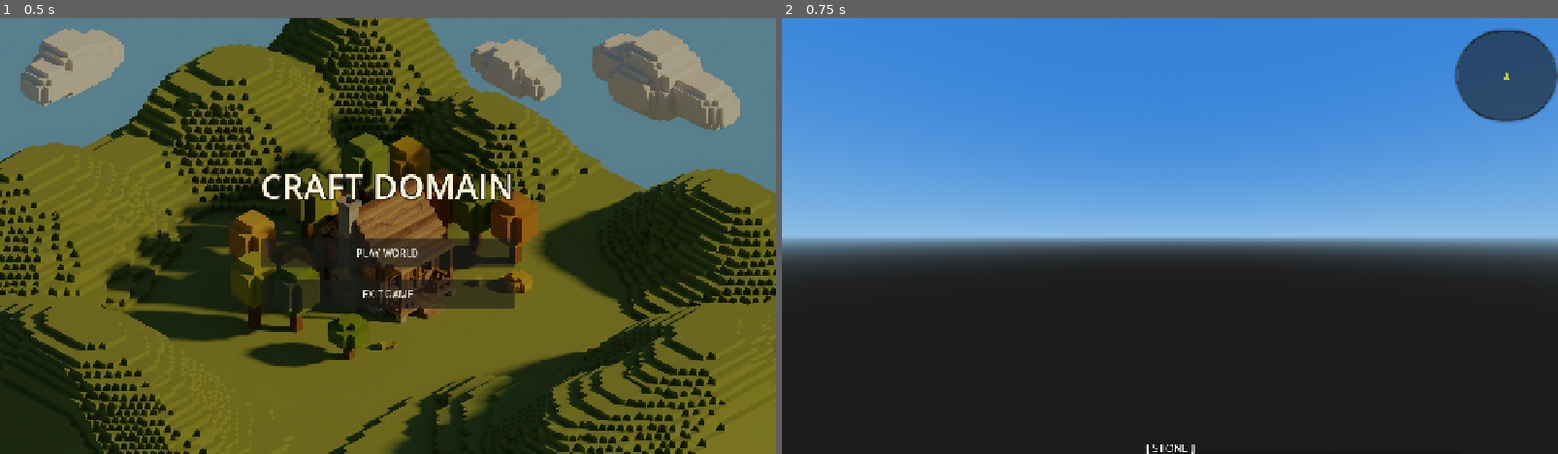
Above: before the commit, frames 1-2 (left to right).
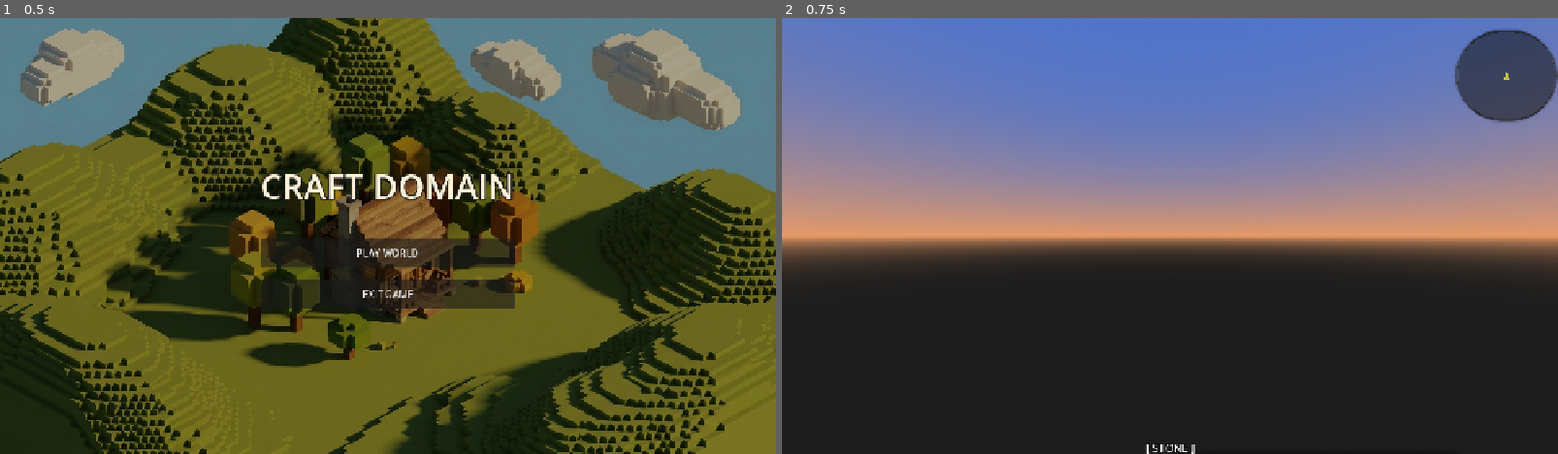
Above: after the commit, the same moments.

Repository: enriquegonzalezgutierrez/CraftDomain
Game: Godot game, scene res://src/Core/Bootstrap/bootstrap.tscn
Two runs of this game, one before a commit and one after it. Both use one fixed random seed, a clock stepped at 60 frames per second and the inputs below.
Inputs:
- Up to frame 1 (0.5 s): no input
- Up to frame 2 (0.75 s): click "PLAY WORLD" at 0.5 s

Frame 1 is identical in both runs. In frame 2, 52% of the frame differs, in the area x 0-100%, y 0-56%.

Commit message:
Feature: Implement dynamic Day/Night cycle, atmospheric sky color interpolation, and procedural village streetlights

Diff:
--- a/src/Core/Bootstrap/Bootstrap.gd
+++ b/src/Core/Bootstrap/Bootstrap.gd
@@ -1,8 +1,8 @@
 # ==============================================================================
 # Project: CraftDomain
 # Description: Composition root that bootstraps the DDD application lifecycle,
-#              handling dynamic, loosely-typed dependency injection to prevent
-#              compile-time circular class loops.
+#              handling dynamic, decoupled dependency injection, soundtracks,
+#              and celestial Day/Night cycle management.
 # Author: Enrique González Gutiérrez <enrique.gonzalez.gutierrez@gmail.com>
 # File: res://src/Core/Bootstrap/Bootstrap.gd
 # ==============================================================================
@@ -14,6 +14,11 @@
 var world_controller: Node3D
 var player_controller: CharacterBody3D
 var audio_service: AudioService
+var celestial_service: Node
+
+## Environmental nodes stored for dependency injection
+var sun_light: DirectionalLight3D
+var world_environment: WorldEnvironment
 
 func _ready() -> void:
 	_initialize_application()
@@ -22,21 +27,22 @@
 	print("[Bootstrap] Initializing CraftDomain application...")
 
 	_setup_environment()
+	_setup_celestial()
 	_setup_audio()
 	_load_main_menu()
 
 func _setup_environment() -> void:
 	# 1. Setup directional Sun light with shadows
-	var sun_light := DirectionalLight3D.new()
+	sun_light = DirectionalLight3D.new()
 	sun_light.name = "SunLight"
 	sun_light.shadow_enabled = true
 
-	# Rotate the sun to a natural high-noon angle
+	# Rotate the sun to a natural high-noon angle initially
 	sun_light.transform.basis = Basis(Vector3(1, 0, 0), deg_to_rad(-55)).rotated(Vector3(0, 1, 0), deg_to_rad(30))
 	add_child(sun_light)
 
 	# 2. Configure a gorgeous Procedural Sky Environment
-	var world_environment := WorldEnvironment.new()
+	world_environment = WorldEnvironment.new()
 	world_environment.name = "WorldEnvironment"
 
 	var environment := Environment.new()
@@ -63,6 +69,21 @@
 	add_child(world_environment)
 
 	print("[Bootstrap] Procedural environment initialized.")
+
+func _setup_celestial() -> void:
+	print("[Bootstrap] Initializing Celestial Day/Night Cycle Service...")
+
+	# Dynamically load the Celestial Service class to prevent compilation caching locks
+	var celestial_script: Script = load("res://src/Infrastructure/Celestial/CelestialService.gd")
+	celestial_service = celestial_script.new() as Node
+	celestial_service.name = "CelestialService"
+
+	# Inject atmospheric dependencies
+	celestial_service.set("sun_light", sun_light)
+	celestial_service.set("world_environment", world_environment)
+
+	add_child(celestial_service)
+	print("[Bootstrap] Celestial Service activated.")
 
 func _setup_audio() -> void:
 	print("[Bootstrap] Initializing Audio Service...")
--- /dev/null
+++ b/src/Infrastructure/Celestial/CelestialService.gd
@@ -0,0 +1,106 @@
+# ==============================================================================
+# Project: CraftDomain
+# Description: Infrastructure Celestial Service managing global game time-of-day,
+#              dynamic SunLight rotation, and procedural sky color transitions.
+# Author: Enrique González Gutiérrez <enrique.gonzalez.gutierrez@gmail.com>
+# File: res://src/Infrastructure/Audio/CelestialService.gd (Save in Celestial directory)
+# ==============================================================================
+class_name CelestialService
+extends Node
+
+## Speed of time progression (Multiplier: 1.0 is real-time, 60.0 is 24x faster)
+var time_speed: float = 40.0
+
+# Dependencies injected by Bootstrap
+var sun_light: DirectionalLight3D
+var world_environment: WorldEnvironment
+
+# Internal time tracking (0.0 to 1.0 represents a full 24-hour cycle, starts at 0.25 - Morning)
+var _current_time: float = 0.25
+
+# Sky colors for different times of day (Interpolation targets)
+const SKY_COLORS = {
+	"MORNING_TOP": Color(0.3, 0.45, 0.8),
+	"MORNING_HORIZON": Color(0.9, 0.6, 0.4),
+	"NOON_TOP": Color(0.2, 0.5, 0.85),
+	"NOON_HORIZON": Color(0.55, 0.75, 0.9),
+	"SUNSET_TOP": Color(0.15, 0.15, 0.35),
+	"SUNSET_HORIZON": Color(0.85, 0.35, 0.2),
+	"NIGHT_TOP": Color(0.02, 0.02, 0.05),
+	"NIGHT_HORIZON": Color(0.05, 0.05, 0.1)
+}
+
+func _ready() -> void:
+	name = "CelestialService"
+
+func _process(delta: float) -> void:
+	_current_time += (delta * time_speed) / 86400.0 # 86400 seconds in a day
+	if _current_time >= 1.0:
+		_current_time = 0.0
+
+	_update_sun_rotation()
+	_update_sky_atmosphere()
+
+func _update_sun_rotation() -> void:
+	if not is_instance_valid(sun_light):
+		return
+
+	# Map time [0..1] to a 360-degree rotation angle around X axis
+	var angle_rad: float = (_current_time * TAU) - (PI / 2.0)
+
+	# Rotate the SunLight node dynamically
+	sun_light.rotation.x = angle_rad
+
+	# Turn off shadows and reduce light intensity when the sun is below the horizon (night)
+	var is_night: bool = _current_time < 0.2 || _current_time > 0.8
+	if is_night:
+		sun_light.light_energy = 0.0
+		sun_light.shadow_enabled = false
+	else:
+		# Map sunrise/sunset fades smoothly
+		var intensity: float = 1.0
+		if _current_time < 0.3: # Sunrise fade-in
+			intensity = remap(_current_time, 0.2, 0.3, 0.0, 1.0)
+		elif _current_time > 0.7: # Sunset fade-out
+			intensity = remap(_current_time, 0.7, 0.8, 1.0, 0.0)
+		sun_light.light_energy = clamp(intensity, 0.0, 1.0)
+		sun_light.shadow_enabled = true
+
+func _update_sky_atmosphere() -> void:
+	if not is_instance_valid(world_environment) or not is_instance_valid(world_environment.environment):
+		return
+
+	var sky: Sky = world_environment.environment.sky
+	if sky == null or not (sky.sky_material is ProceduralSkyMaterial):
+		return
+
+	var sky_mat := sky.sky_material as ProceduralSkyMaterial
+
+	# Interpolate sky colors based on current time phase
+	var top_color: Color
+	var horizon_color: Color
+
+	if _current_time < 0.25: # Night to Morning transition
+		var t := remap(_current_time, 0.0, 0.25, 0.0, 1.0)
+		top_color = SKY_COLORS["NIGHT_TOP"].lerp(SKY_COLORS["MORNING_TOP"], t)
+		horizon_color = SKY_COLORS["NIGHT_HORIZON"].lerp(SKY_COLORS["MORNING_HORIZON"], t)
+	elif _current_time < 0.5: # Morning to Noon transition
+		var t := remap(_current_time, 0.25, 0.5, 0.0, 1.0)
+		top_color = SKY_COLORS["MORNING_TOP"].lerp(SKY_COLORS["NOON_TOP"], t)
+		horizon_color = SKY_COLORS["MORNING_HORIZON"].lerp(SKY_COLORS["NOON_HORIZON"], t)
+	elif _current_time < 0.75: # Noon to Sunset transition
+		var t := remap(_current_time, 0.5, 0.75, 0.0, 1.0)
+		top_color = SKY_COLORS["NOON_TOP"].lerp(SKY_COLORS["SUNSET_TOP"], t)
+		horizon_color = SKY_COLORS["NOON_HORIZON"].lerp(SKY_COLORS["SUNSET_HORIZON"], t)
+	else: # Sunset to Night transition
+		var t := remap(_current_time, 0.75, 1.0, 0.0, 1.0)
+		top_color = SKY_COLORS["SUNSET_TOP"].lerp(SKY_COLORS["NIGHT_TOP"], t)
+		horizon_color = SKY_COLORS["SUNSET_HORIZON"].lerp(SKY_COLORS["NIGHT_HORIZON"], t)
+
+	sky_mat.sky_top_color = top_color
+	sky_mat.sky_horizon_color = horizon_color
+	sky_mat.ground_horizon_color = horizon_color
+
+## Public helper: Returns true if it is currently nighttime
+func is_night_time() -> bool:
+	return _current_time < 0.2 or _current_time > 0.8
--- a/src/Infrastructure/World/WorldController.gd
+++ b/src/Infrastructure/World/WorldController.gd
@@ -1,8 +1,8 @@
 # ==============================================================================
 # Project: CraftDomain
 # Description: Infrastructure coordinator orchestrating world state, procedural
-#              generation, dynamic loading, and saving/loading block modifications
-#              and dynamic animal/villager/merchant entity lifecycles.
+#              generation, dynamic loading, and saving/loading block modifications,
+#              mobs, and dynamic day/night village streetlights.
 # Author: Enrique González Gutiérrez <enrique.gonzalez.gutierrez@gmail.com>
 # File: res://src/Infrastructure/World/WorldController.gd
 # ==============================================================================
@@ -16,7 +16,7 @@
 var repository: WorldRepository
 
 ## Dependency-injected player reference.
-var player: CharacterBody3D
+var player: PlayerController
 
 ## Statically loaded Entity Script to prevent compile-time cache bugs
 var _entity_script: Script = load("res://src/Infrastructure/Life/PassiveEntity.gd")
@@ -29,6 +29,10 @@
 
 ## Tracking map for entities spawned within specific chunks: Vector3i -> Array[CharacterBody3D].
 var _chunk_entities: Dictionary = {}
+
+## Active streetlights tracker coordinates list: Array[Vector3i].
+var _streetlight_coords: Array[Vector3i] = []
+var _streetlights_active: bool = false
 
 ## Thread safety sync structures
 var _queue_mutex: Mutex
@@ -45,11 +49,10 @@
 	Vector3i(0, 0, 1), Vector3i(0, 0, -1)
 ]
 
-## Subclass containing the completed background generation and rendering results.
+## Subclass containing the completed background generation and rendering results. Statically typed.
 class GeneratedChunkTask:
 	var chunk: Chunk
 	var transforms: Array[Transform3D]
-	var colors: Array[Color]
 
 func _ready() -> void:
 	_initialize_systems()
@@ -85,6 +88,7 @@
 	if _update_timer >= UPDATE_INTERVAL:
 		_update_timer = 0.0
 		_process_dynamic_world()
+		_process_day_night_lighting()
 
 	# 2. Main thread: consume completed chunks from the background queue and render them
 	_render_completed_chunks_from_queue()
@@ -101,12 +105,31 @@
 	for chunk_pos in task.to_load:
 		_request_asynchronous_chunk_load(chunk_pos)
 
+func _process_day_night_lighting() -> void:
+	# Locate the sibling CelestialService node dynamically
+	var celestial = get_parent().get_node_or_null("CelestialService")
+	if not is_instance_valid(celestial) or not celestial.has_method("is_night_time"):
+		return
+
+	var is_night: bool = celestial.call("is_night_time")
+
+	# If daylight state has shifted, toggle streetlights dynamically
+	if is_night != _streetlights_active:
+		_streetlights_active = is_night
+		print("[WorldController] Day/Night state shifted. Toggling streetlights: ", "ON" if is_night else "OFF")
+
+		var lantern_material_type: BlockType.Type = BlockType.Type.GRASS if is_night else BlockType.Type.STONE
+
+		for coord in _streetlight_coords:
+			set_block_globally(coord, lantern_material_type)
+
 func _request_asynchronous_chunk_load(chunk_pos: Vector3i) -> void:
 	if _pending_loading_chunks.has(chunk_pos):
 		return
 
 	_pending_loading_chunks[chunk_pos] = true
 
+	# Dispatch task
 	WorkerThreadPool.add_task(func() -> void:
 		_background_generate_chunk_task(chunk_pos)
 	)
@@ -133,7 +156,7 @@
 					var transform_pos := local_pos + Vector3(0.5, 0.5, 0.5)
 					collision_transforms.append(Transform3D(Basis(), transform_pos))
 
-	# 4. Queue the task result using the optimized dual-use transforms property
+	# 4. Queue the task result using the corrected transforms property name
 	var task_result := GeneratedChunkTask.new()
 	task_result.chunk = chunk
 	task_result.transforms = collision_transforms
@@ -169,6 +192,9 @@
 
 			# Spawn animals and villagers for this chunk dynamically
 			_spawn_entities_for_chunk(task.chunk)
+
+			# Register streetlights from this chunk if a village spawned
+			_register_streetlights_for_chunk(task.chunk)
 
 			# Safe spawn activation: Activate player once the home chunk is rendered
 			if chunk_pos == Vector3i(0, 0, 0) and is_instance_valid(player) and not player.get("is_active"):
@@ -227,6 +253,31 @@
 	if entities_list.size() > 0:
 		_chunk_entities[chunk_pos] = entities_list
 
+func _register_streetlights_for_chunk(chunk: Chunk) -> void:
+	var chunk_pos := chunk.position
+	var has_house: bool = (abs(chunk_pos.x) + abs(chunk_pos.z)) % 3 == 2 and chunk_pos.y == 0
+	if not has_house:
+		return
+
+	# The streetlight is placed procedurally inside the cabin chunk at local X=2, Z=10.
+	# We search for the STONE block (lantern) placed on top of the WOOD post (height 3)
+	var start_x := 2
+	var start_z := 10
+	var chunk_offset := Vector3i(chunk_pos * Chunk.SIZE)
+
+	for y in range(1, Chunk.SIZE):
+		var block_type := chunk.get_block(start_x, y, start_z)
+		if block_type == BlockType.Type.STONE:
+			var below_block := chunk.get_block(start_x, y - 1, start_z)
+			if below_block == BlockType.Type.WOOD:
+				var global_lantern_pos := chunk_offset + Vector3i(start_x, y, start_z)
+				_streetlight_coords.append(global_lantern_pos)
+
+				# Ensure correct state on load
+				if _streetlights_active:
+					set_block_globally(global_lantern_pos, BlockType.Type.GRASS)
+				break
+
 func _unload_chunk_node(chunk_pos: Vector3i) -> void:
 	if _pending_loading_chunks.has(chunk_pos):
 		_pending_loading_chunks.erase(chunk_pos)
@@ -243,6 +294,16 @@
 			if is_instance_valid(entity):
 				entity.queue_free()
 		_chunk_entities.erase(chunk_pos)
+
+	# Clean active registered streetlights for this chunk
+	var chunk_offset := chunk_pos * Chunk.SIZE
+	var filtered_coords: Array[Vector3i] = []
+	for coord in _streetlight_coords:
+		var relative_pos := coord - chunk_offset
+		var is_inside := relative_pos.x >= 0 and relative_pos.x < Chunk.SIZE and relative_pos.z >= 0 and relative_pos.z < Chunk.SIZE
+		if not is_inside:
+			filtered_coords.append(coord)
+	_streetlight_coords = filtered_coords
 
 	var chunk_node: ChunkNode = _chunk_nodes.get(chunk_pos)
 	if is_instance_valid(chunk_node):
Not shown, added: src/Infrastructure/Celestial/CelestialService.gd.uid
